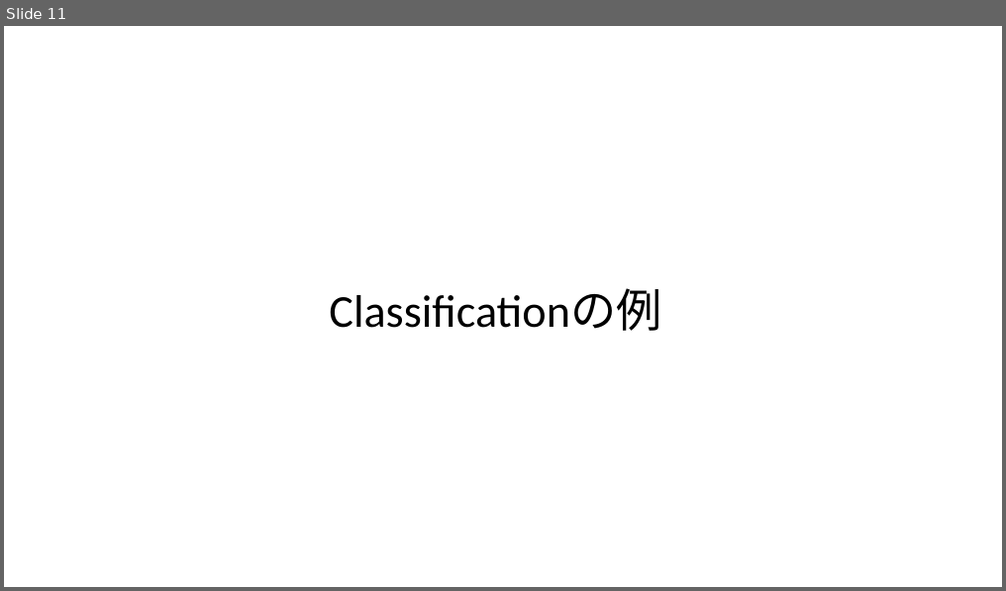
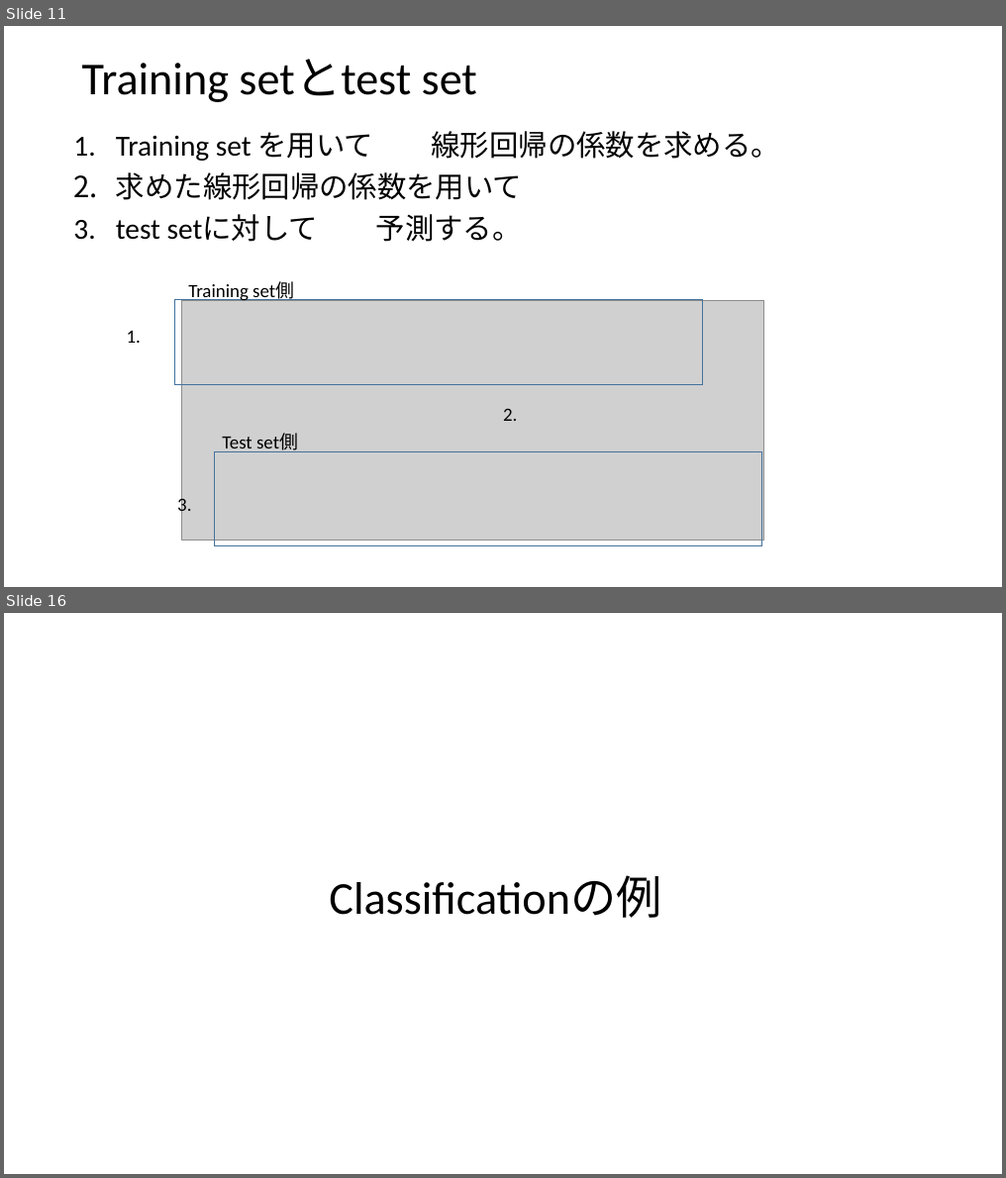
Before and after one commit to nim-hrkn/orange_examples, a slide deck: Orange_explanation.pptx. Shown one above the other, each under a label of ours: slide 11 before the commit, slides 11 and 16 after it; the slides between them are not shown. The pictures are 1006x591 and 1006x1178 pixels, drawn with LibreOffice and Linux fonts; fonts in the diff are those of the drawing; grey boxes stand for pictures. Boxes give left, top, right and bottom in pixels: in the first picture for what was removed or moved away, otherwise in the second. Text is boxed around its words. In the diff, an @@ line names an element or a change of style, - is before the commit and + after.

```diff
--- a/Orange_explanation.pptx
+++ b/Orange_explanation.pptx
@@ slide 11 added at box(4, 26, 1002, 587), background #FFFFFF @@
@@ title added at box(82, 59, 477, 102), 44 pt, text #000000 @@
+Training setとtest set
@@ text added at box(116, 131, 780, 242), 28 pt, text #000000 @@
+1. Training set を用いて 線形回帰の係数を求める。
+2. 求めた線形回帰の係数を用いて
+3. test setに対して 予測する。
@@ text added at box(188, 281, 294, 302), 18 pt, text #000000 @@
+Training set側
@@ rectangle added at box(174, 300, 703, 384), outline #43739E 1 pt @@
@@ picture added at box(182, 301, 764, 541) @@
@@ text added at box(127, 331, 141, 343), 18 pt, text #000000 @@
+1.
@@ text added at box(503, 409, 517, 421), 18 pt, text #000000 @@
+2.
@@ text added at box(222, 433, 298, 453), 18 pt, text #000000 @@
+Test set側
@@ rectangle added at box(214, 452, 761, 547), outline #43739E 1 pt @@
@@ text added at box(177, 496, 191, 517), 18 pt, text #000000 @@
+3.
@@ what was slide 11 is now slide 16 @@
```
Also in this commit, not shown: 3 slides changed, 6 other slides added, 5 other files.
